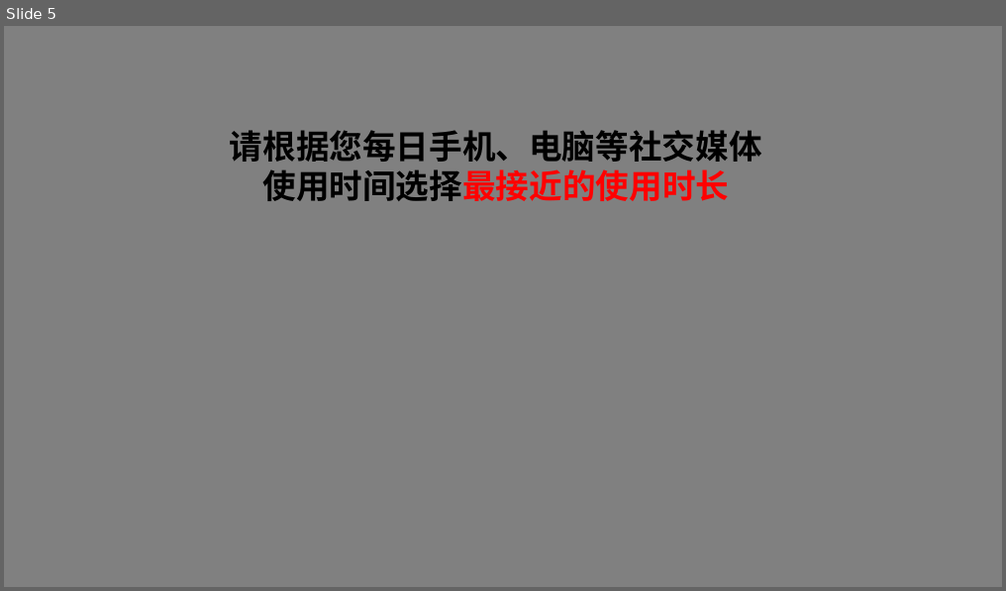
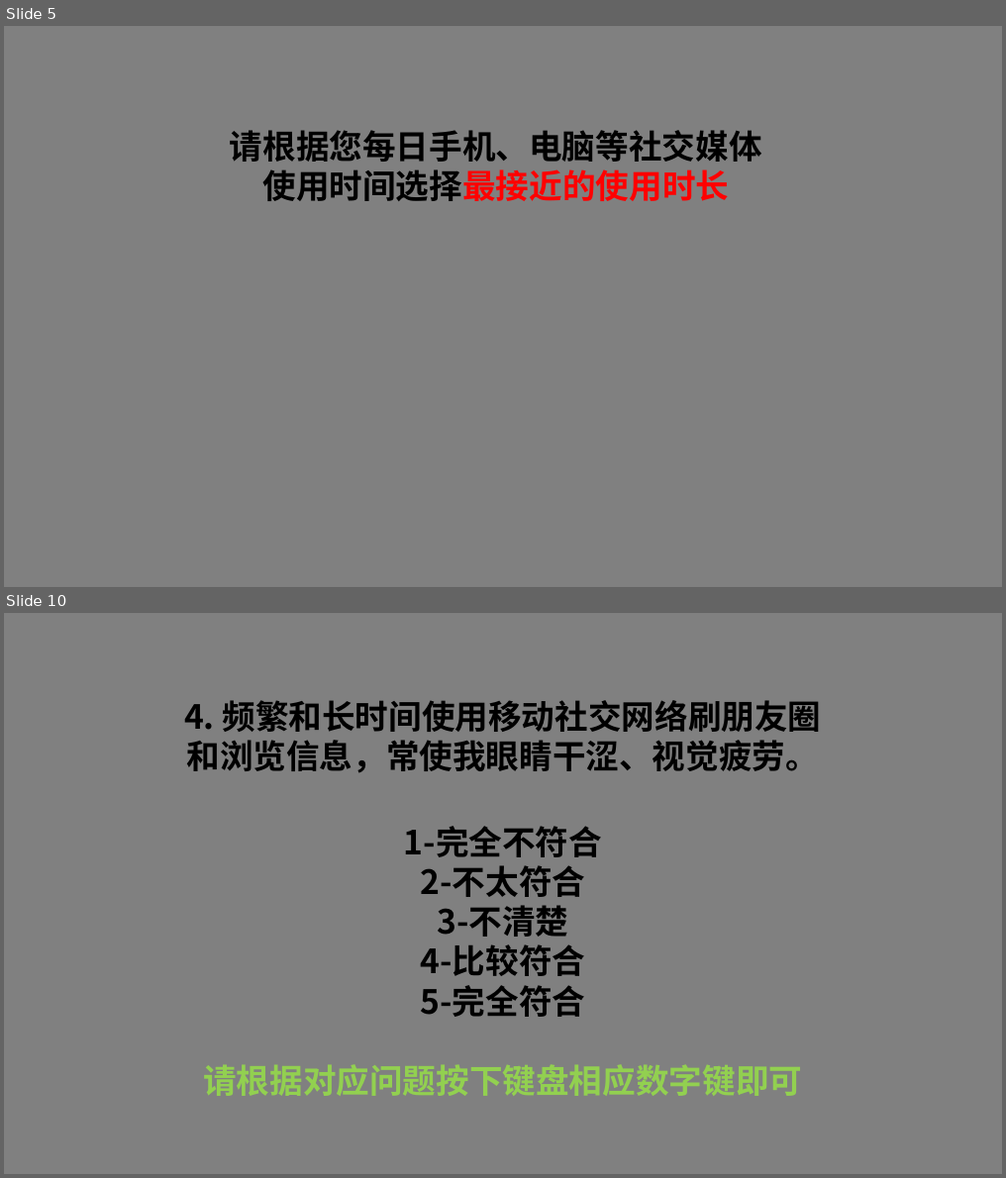
Before and after one commit to Brinks0211/-, a slide deck: document/introduction.pptx. Shown one above the other, each under a label of ours: slide 5 before the commit, slides 5 and 10 after it; the slides between them are not shown. The pictures are 1006x591 and 1006x1178 pixels, drawn with LibreOffice and Linux fonts; fonts in the diff are those of the drawing. Boxes give left, top, right and bottom in pixels: in the first picture for what was removed or moved away, otherwise in the second. Text is boxed around its words. In the diff, an @@ line names an element or a change of style, - is before the commit and + after.

```diff
--- a/document/introduction.pptx
+++ b/document/introduction.pptx
@@ slide 10 added at (4,613,1002,1174), background #808080 @@
@@ text added at (184,700,821,773), 32 pt, text #000000, bold @@
+4. 频繁和长时间使用移动社交网络刷朋友圈
+和浏览信息，常使我眼睛干涩、视觉疲劳。
@@ text added at (203,826,802,1096), 32 pt, text #000000, bold @@
+1-完全不符合
+2-不太符合
+3-不清楚
+4-比较符合
+5-完全符合
+请根据对应问题按下键盘相应数字键即可
```
Also in this commit, not shown: 1 slide changed, 15 other slides added, 7 other files.
